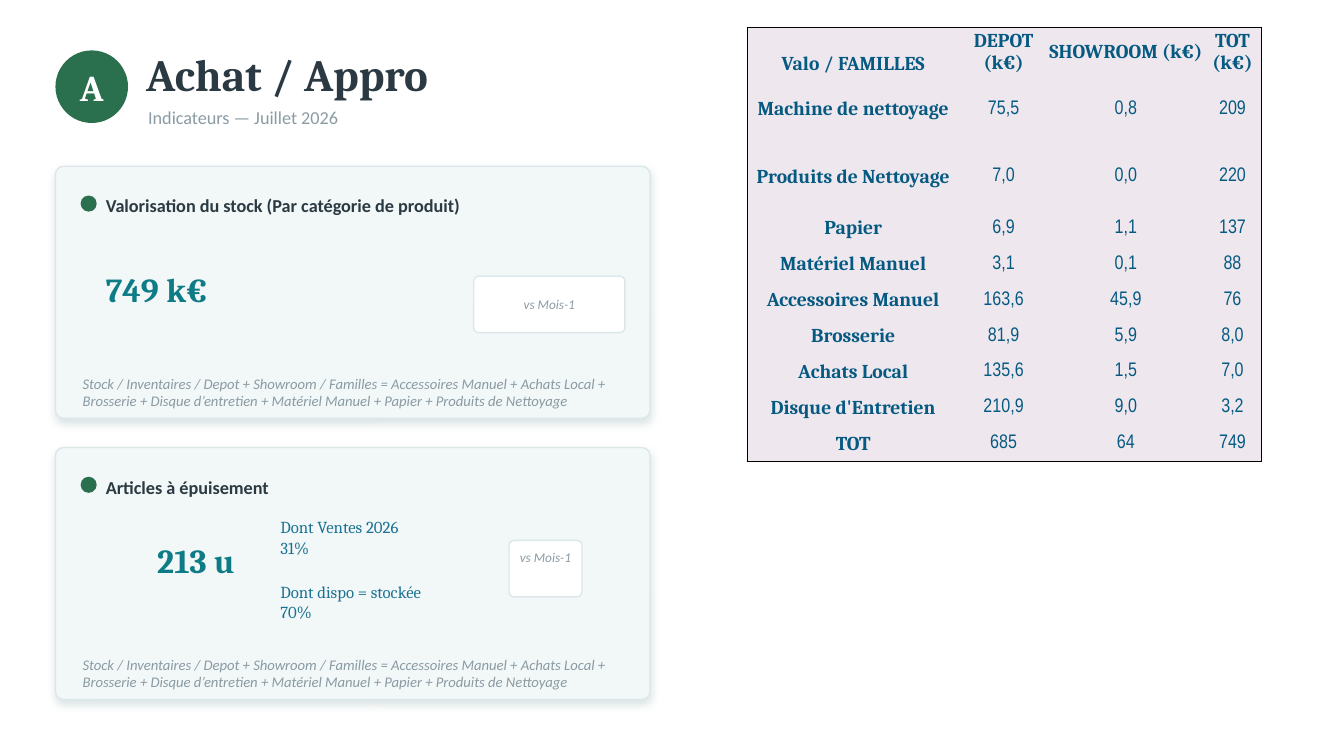
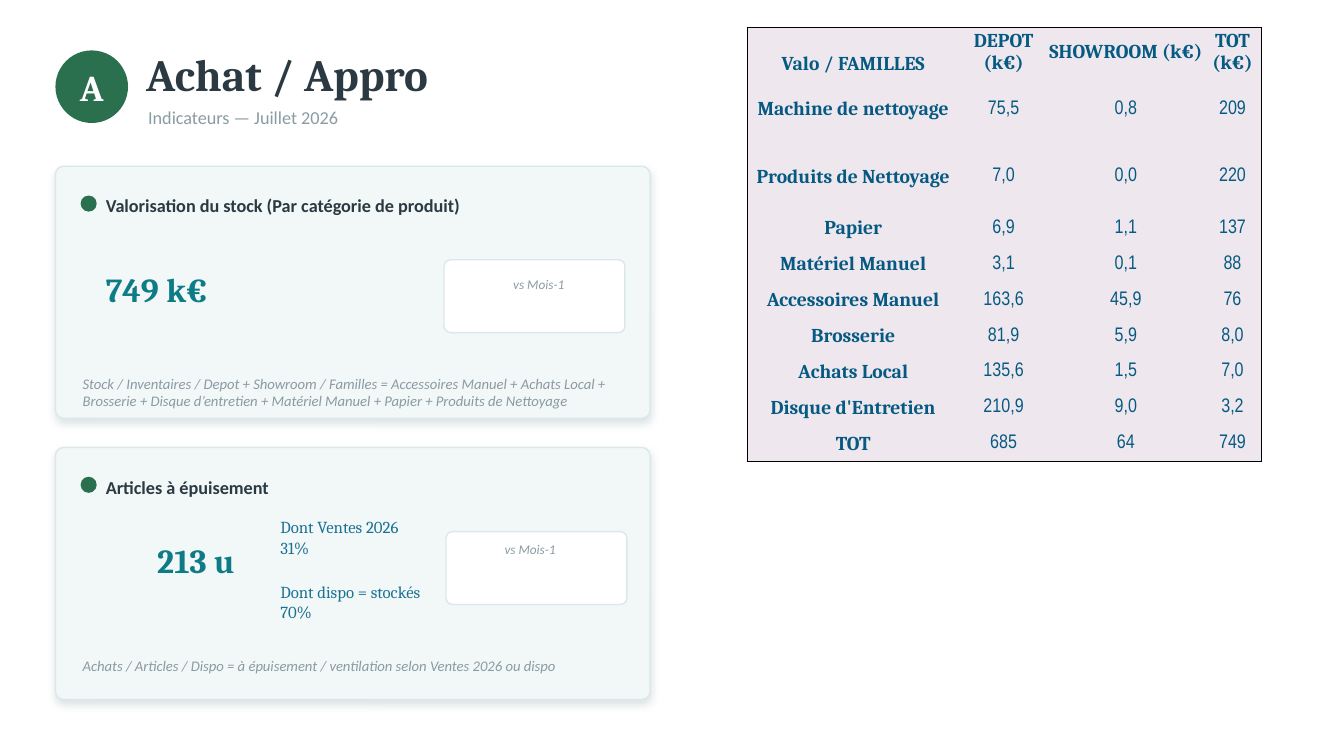
Before and after one commit to hygierun/hygierun_kpis, a slide deck: slide 2 of templates/KPI_SAV_Achat.pptx. Drawn at 1344x756 pixels with LibreOffice and Linux fonts; fonts in the diff are those of the drawing. Boxes give left, top, right and bottom in pixels: in the first picture for what was removed or moved away, otherwise in the second. Text is boxed around its words. In the diff, an @@ line names an element or a change of style, - is before the commit and + after.

```diff
--- a/templates/KPI_SAV_Achat.pptx
+++ b/templates/KPI_SAV_Achat.pptx
@@ rounded rectangle: place and size @@
-rounded rectangle at [474,276,625,333]
+rounded rectangle at [445,260,625,333]
@@ text "vs Mois-1": place and size @@
-text "vs Mois-1" at [524,300,575,309]
+text "vs Mois-1" at [513,280,564,289]
@@ text "vs Mois-1" at [513,280,564,289]: vertical alignment middle to top @@
@@ rounded rectangle: place and size @@
-rounded rectangle at [509,540,582,597]
+rounded rectangle at [447,531,627,604]
@@ text "vs Mois-1" at [505,545,556,554]: vertical alignment middle to top @@
@@ text "vs Mois-1": place and size @@
-text "vs Mois-1" at [520,553,571,562]
+text "vs Mois-1" at [505,545,556,554]
@@ text at [280,586,420,619]: text changed @@
-Dont dispo = stockée
-70%
+Dont dispo = stockés
+70%
@@ text at [83,661,556,673]: text changed @@
-Stock / Inventaires / Depot + Showroom / Familles = Accessoires Manuel + Achats Local + Brosserie + Disque d’entretien + Matériel Manuel + Papier + Produits de Nettoyage
+Achats / Articles / Dispo = à épuisement / ventilation selon Ventes 2026 ou dispo
```
Also in this commit, not shown: 1 other slide changed, 6 other files.
